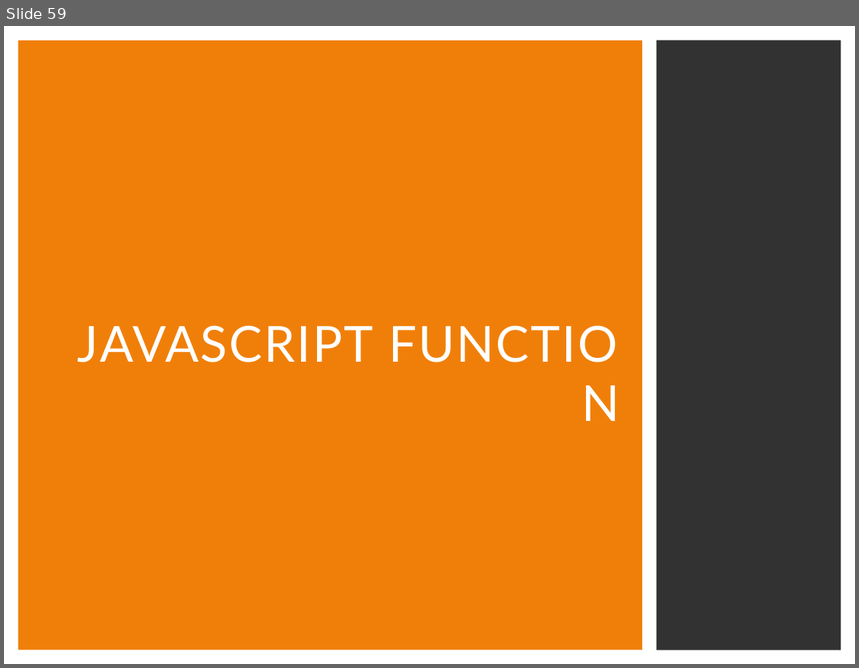
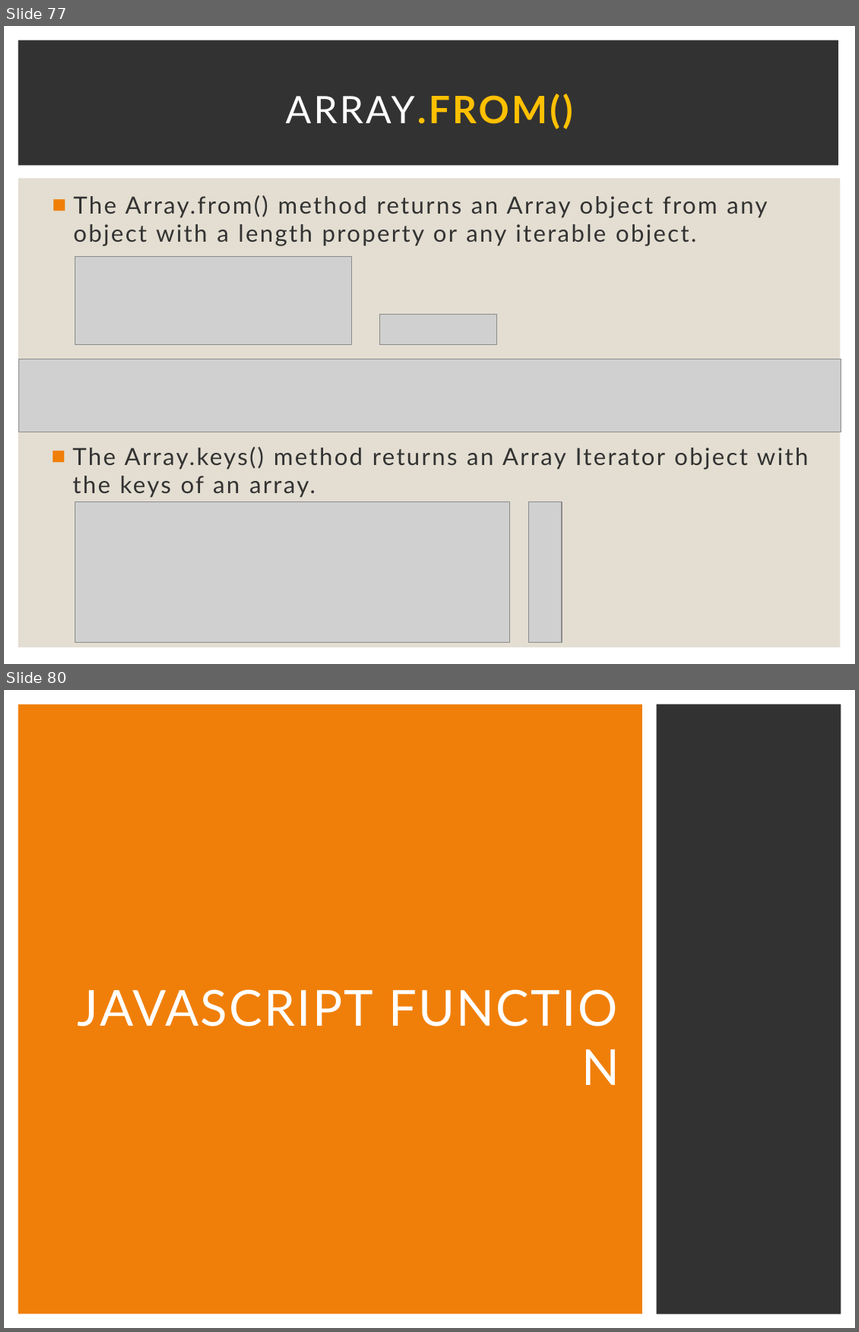
Before and after one commit to Karamihova/Fundamentals-JS, a slide deck: Programming Prep.pptx. Shown one above the other, each under a label of ours: slide 59 before the commit, slides 77 and 80 after it; the slides between them are not shown. The pictures are 859x668 and 859x1332 pixels, drawn with LibreOffice and Linux fonts; fonts in the diff are those of the drawing; grey boxes stand for pictures. Boxes give left, top, right and bottom in pixels: in the first picture for what was removed or moved away, otherwise in the second. Text is boxed around its words. In the diff, an @@ line names an element or a change of style, - is before the commit and + after.

```diff
--- a/Programming Prep.pptx
+++ b/Programming Prep.pptx
@@ slide 77 added at <box>4,26,855,664</box>, background #FFFFFF @@
@@ rectangle added at <box>18,40,839,166</box>, fill #323232 @@
@@ title added at <box>286,94,573,129</box>, 32 pt, text #FFC000, bold @@
+ARRAY.FROM()
@@ rectangle added at <box>18,178,841,648</box>, fill #E3DED1 @@
@@ text added at <box>73,195,767,246</box>, 20 pt, text #323232 @@
+■ The Array.from() method returns an Array object from any object with a length property or any iterable object.
@@ picture added at <box>75,257,351,345</box> @@
@@ picture added at <box>380,315,498,345</box> @@
@@ picture added at <box>18,360,842,433</box> @@
@@ text added at <box>72,447,808,498</box>, 20 pt, text #323232 @@
+■ The Array.keys() method returns an Array Iterator object with the keys of an array.
@@ picture added at <box>75,503,509,643</box> @@
@@ picture added at <box>529,503,563,643</box> @@
@@ what was slide 59 is now slide 80 @@
```
Also in this commit, not shown: 1 slide changed, 20 other slides added.
